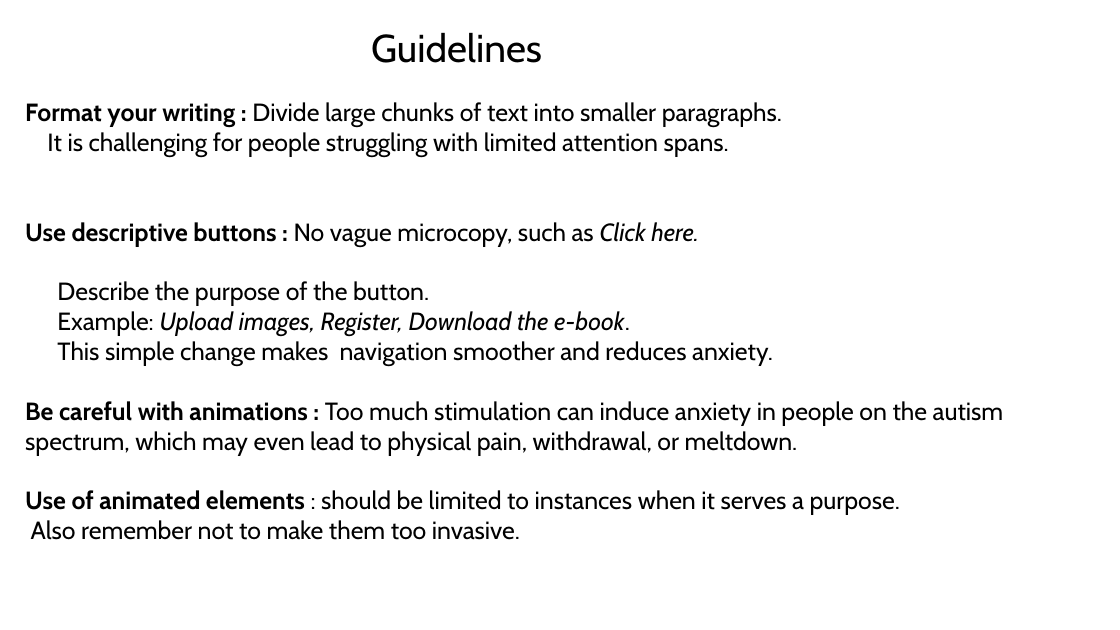
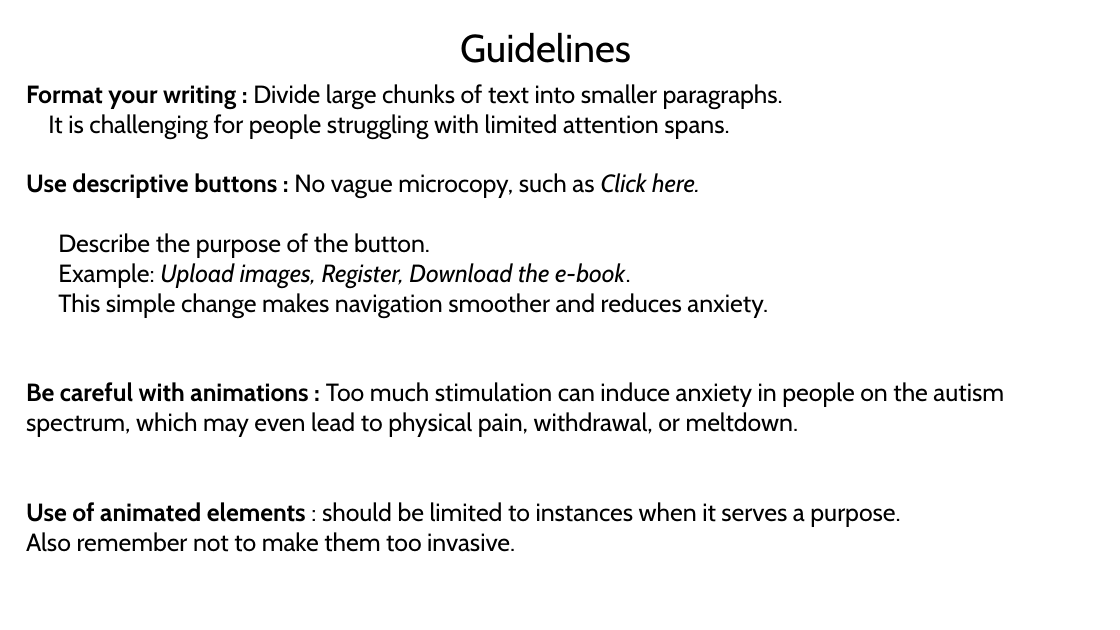
Before and after one commit to vaishnavitv/Assets-and-Publications, a slide deck: slide 30 of Speaking-Engagements/2024/Vancouver.dev/Presentation/ND-Product-Design.pptx (slide 28 before the commit). Drawn at 1120x630 pixels with LibreOffice and Linux fonts; fonts in the diff are those of the drawing. Boxes give left, top, right and bottom in pixels: in the first picture for what was removed or moved away, otherwise in the second. Text is boxed around its words. In the diff, an @@ line names an element or a change of style, - is before the commit and + after.

```diff
--- a/Speaking-Engagements/2024/Vancouver.dev/Presentation/ND-Product-Design.pptx
+++ b/Speaking-Engagements/2024/Vancouver.dev/Presentation/ND-Product-Design.pptx
@@ text "Guidelines": place and size @@
-text "Guidelines" at (371, 32, 542, 63)
+text "Guidelines" at (460, 32, 631, 63)
@@ text "Format your writing : Divide ..." rewrapped from (25, 102, 1004, 540) to (26, 84, 1004, 552) @@
```
Also in this commit, not shown: 15 other slides changed, 7 slides added, 4 slides removed, 1 other file.
